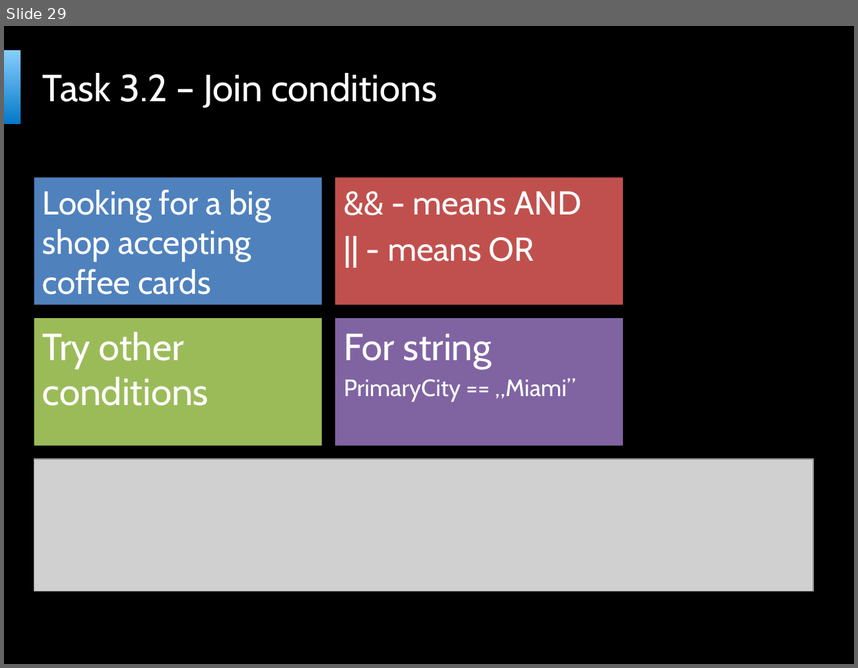
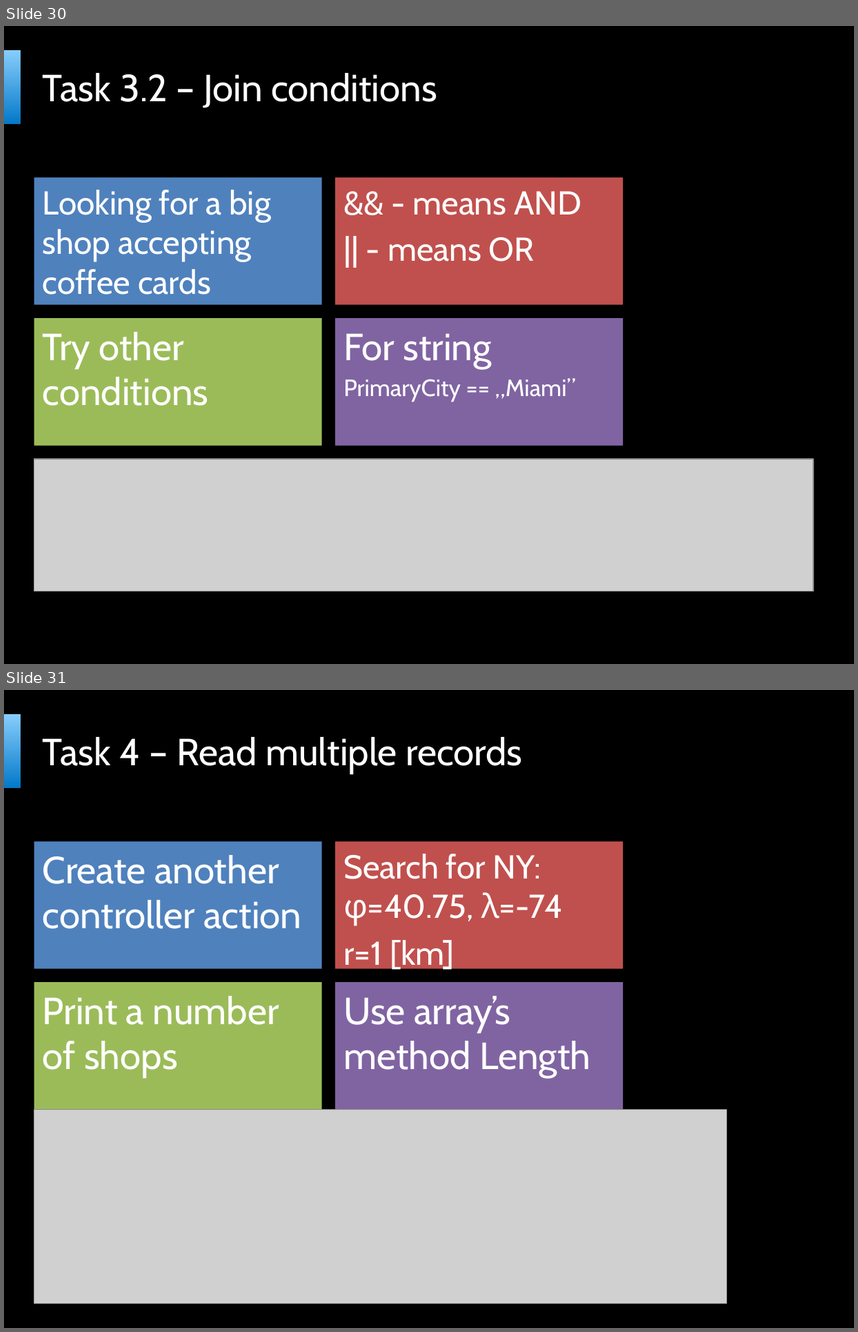
Before and after one commit to bartekwasielak/Presentation, a slide deck: Programming Made Easy.pptx. Shown one above the other, each under a label of ours: slide 29 before the commit, slides 30 and 31 after it. The pictures are 858x668 and 858x1332 pixels, drawn with LibreOffice and Linux fonts; fonts in the diff are those of the drawing; grey boxes stand for pictures; background and template pictures are left out. Boxes give left, top, right and bottom in pixels: in the first picture for what was removed or moved away, otherwise in the second. Text is boxed around its words. In the diff, an @@ line names an element or a change of style, - is before the commit and + after.

```diff
--- a/Programming Made Easy.pptx
+++ b/Programming Made Easy.pptx
@@ slide 31 added at box(4, 690, 854, 1328), background picture (left out); not listed: 2 template elements that a slide beside it also shows @@
@@ title added at box(43, 737, 522, 774), 32 pt, text #FFFFFF @@
+Task 4 – Read multiple records
@@ text added at box(34, 841, 322, 969), fill #4F81BD, 32 pt, text #FFFFFF @@
+Create another controller action
@@ text added at box(335, 841, 624, 969), fill #C0504D, 28 pt, text #FFFFFF @@
+Search for NY: φ=40.75, λ=-74
+r=1 [km]
@@ text added at box(34, 983, 322, 1110), fill #9BBB59, 32 pt, text #FFFFFF @@
+Print a number of shops
@@ text added at box(335, 983, 624, 1110), fill #8064A2, 32 pt, text #FFFFFF @@
+Use array’s method Length
@@ picture added at box(34, 1109, 726, 1303) @@
@@ what was slide 29 is now slide 30 @@
```
Also in this commit, not shown: 1 slide changed, 8 other slides added, 3 other files.
